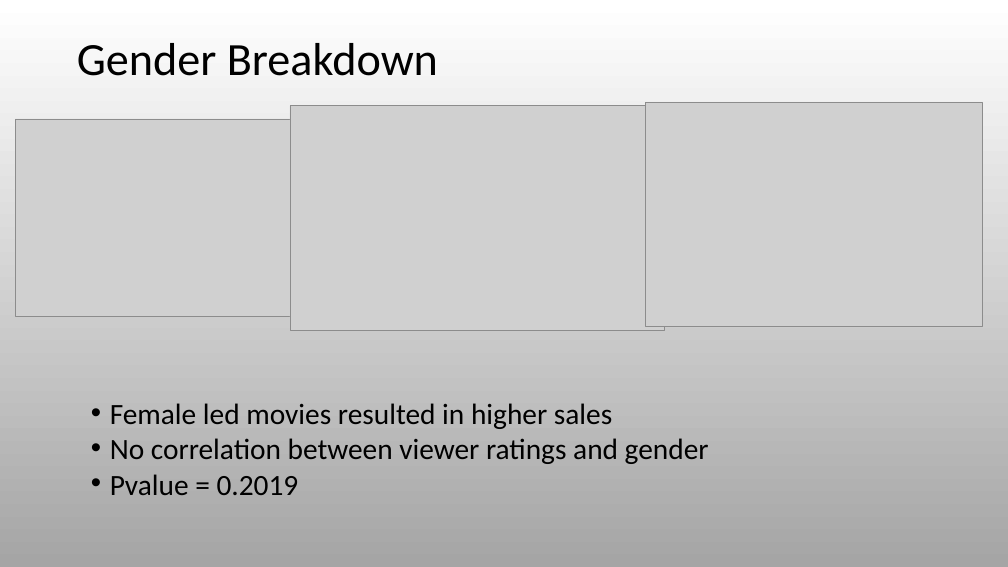
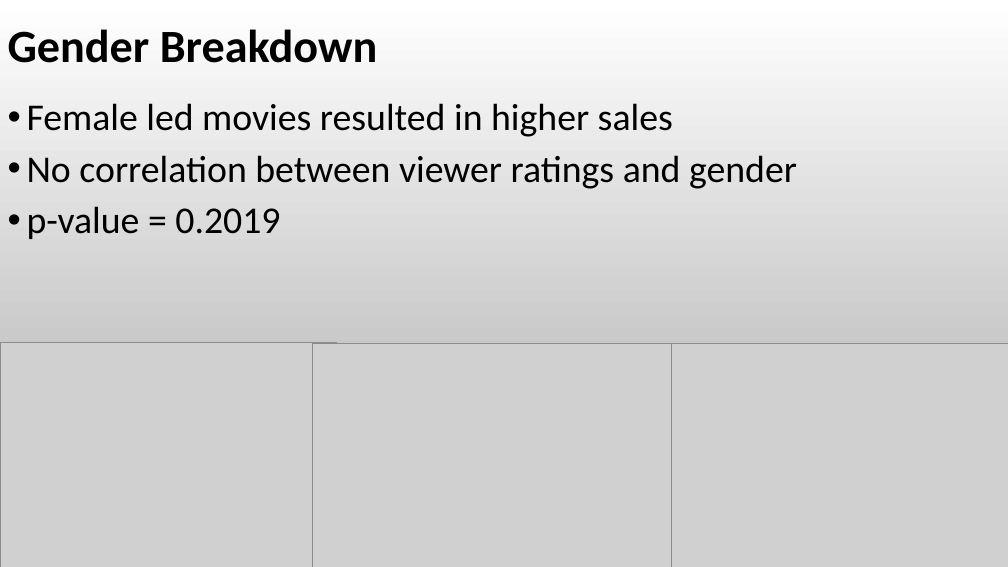
Before and after one commit to RyanSchraeder/Team-Aurora-Marvels, a slide deck: slide 14 of Project_1_Superheros.pptx (slide 13 before the commit). Drawn at 1008x567 pixels with LibreOffice and Linux fonts; fonts in the diff are those of the drawing; grey boxes stand for pictures. Boxes give left, top, right and bottom in pixels: in the first picture for what was removed or moved away, otherwise in the second. Text is boxed around its words. In the diff, an @@ line names an element or a change of style, - is before the commit and + after.

```diff
--- a/Project_1_Superheros.pptx
+++ b/Project_1_Superheros.pptx
@@ text "Gender Breakdown" moved from (x1=77, y1=43, x2=438, y2=76) to (x1=8, y1=29, x2=378, y2=63) @@
@@ text "Gender Breakdown" at (x1=8, y1=29, x2=378, y2=63): bold on @@
@@ text "Female led movies resulted in ..." moved from (x1=110, y1=403, x2=709, y2=495) to (x1=27, y1=103, x2=797, y2=239) @@
@@ text at (x1=27, y1=103, x2=797, y2=189): size 28 to 36 pt in "Female led movies resulted in higher sales", "No correlation between viewer ratings and gender"; line spacing 0.7 to 0.9 @@
@@ text at (x1=27, y1=206, x2=280, y2=239): text changed; size 28 to 36 pt @@
-• Pvalue = 0.2019
+• p-value = 0.2019
@@ picture resized from (x1=16, y1=119, x2=313, y2=317) to (x1=0, y1=343, x2=337, y2=567) @@
@@ picture moved from (x1=290, y1=106, x2=665, y2=330) to (x1=312, y1=343, x2=687, y2=567) @@
@@ picture moved from (x1=646, y1=103, x2=982, y2=327) to (x1=672, y1=343, x2=1008, y2=567) @@
```
Also in this commit, not shown: 23 other slides changed, 1 slide added.
